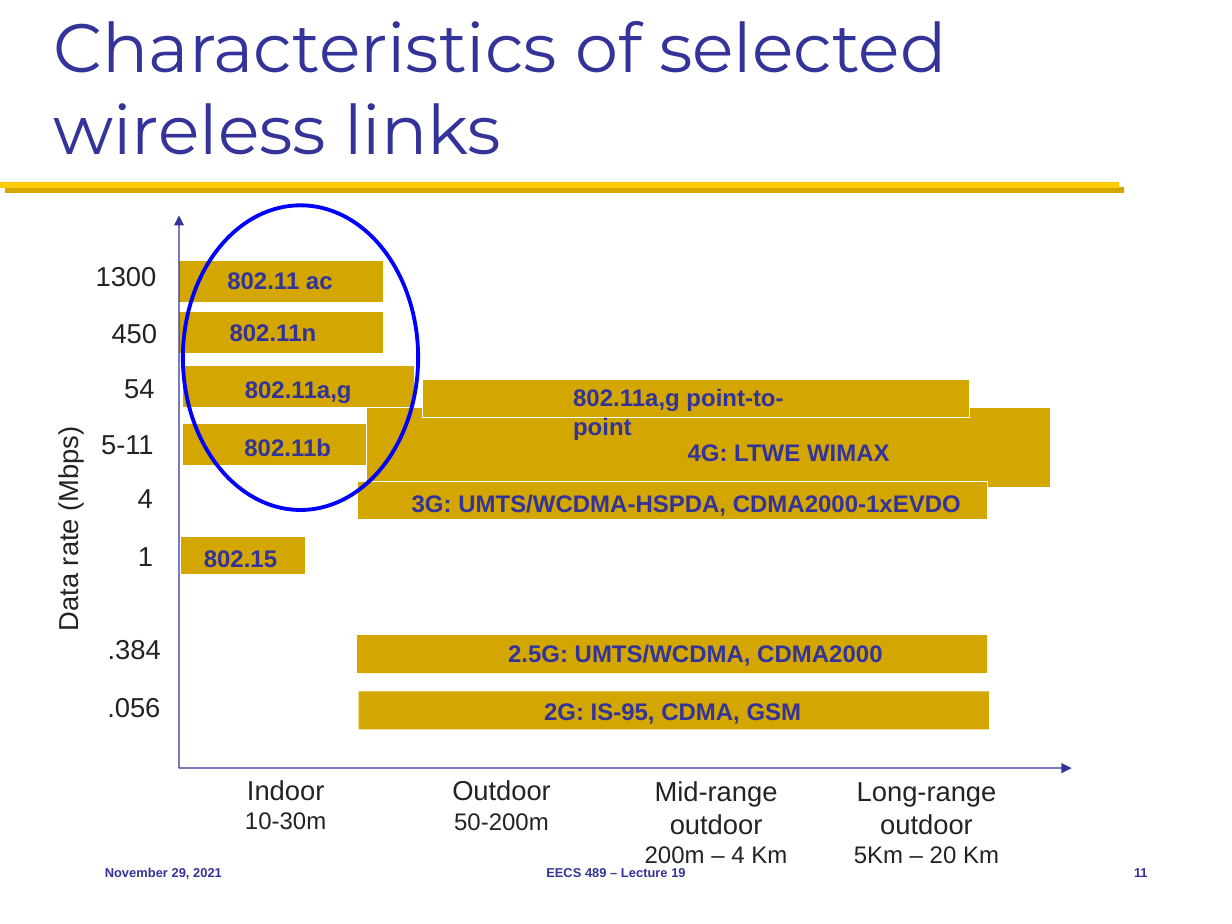
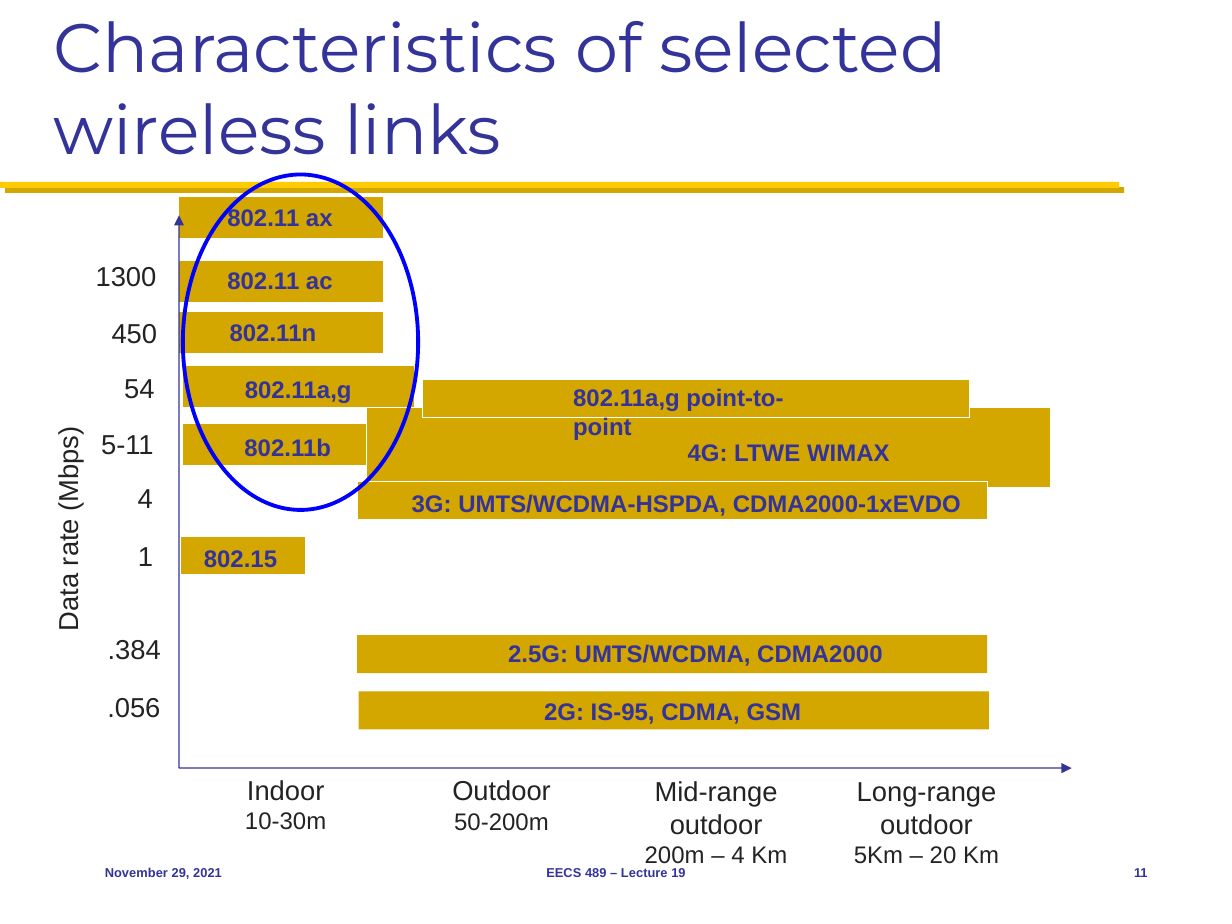
Before and after one commit to mosharaf/eecs489, a slide deck: slide 11 of Slides/112921.pptx. Drawn at 1232x924 pixels with LibreOffice and Linux fonts; fonts in the diff are those of the drawing. Boxes give left, top, right and bottom in pixels: in the first picture for what was removed or moved away, otherwise in the second. Text is boxed around its words. In the diff, an @@ line names an element or a change of style, - is before the commit and + after.

```diff
--- a/Slides/112921.pptx
+++ b/Slides/112921.pptx
@@ ellipse: place and size @@
-ellipse at [182, 206, 418, 510]
+ellipse at [182, 175, 418, 510]
@@ rectangle added at [179, 196, 383, 239], fill #D3A600, outline #FFFFFF 0.75 pt @@
@@ text added at [227, 207, 333, 226], 14 pt, text #333399, bold @@
+802.11 ax
```
Also in this commit, not shown: 3 other slides changed, 1 slide added.
